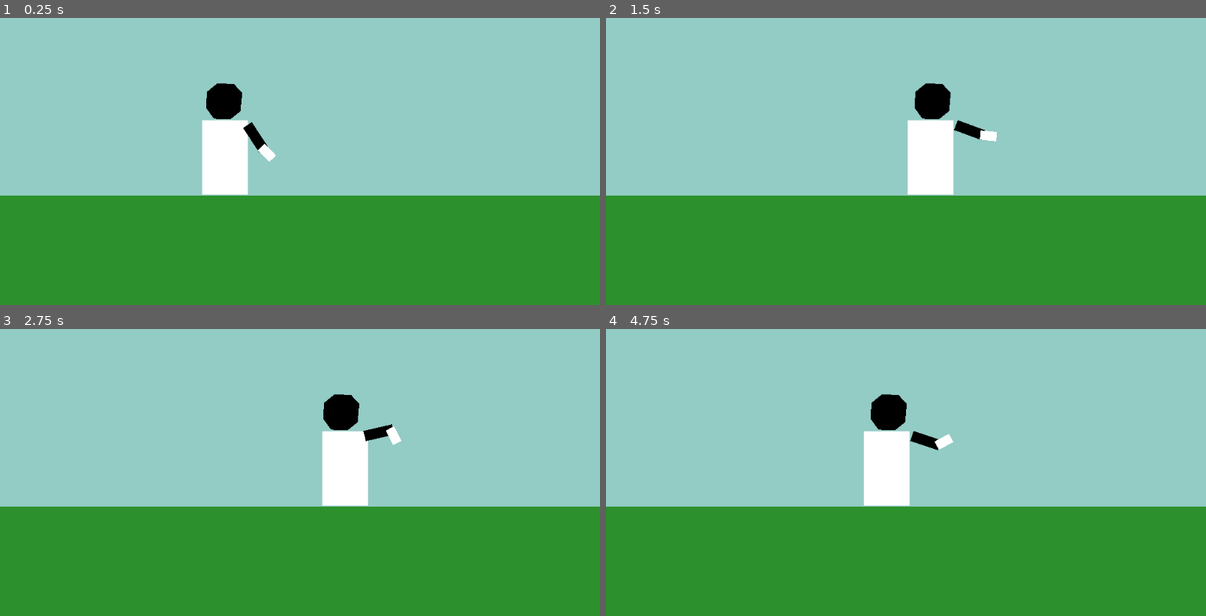
Above: before the commit, frames 1-4 (two rows, left to right).
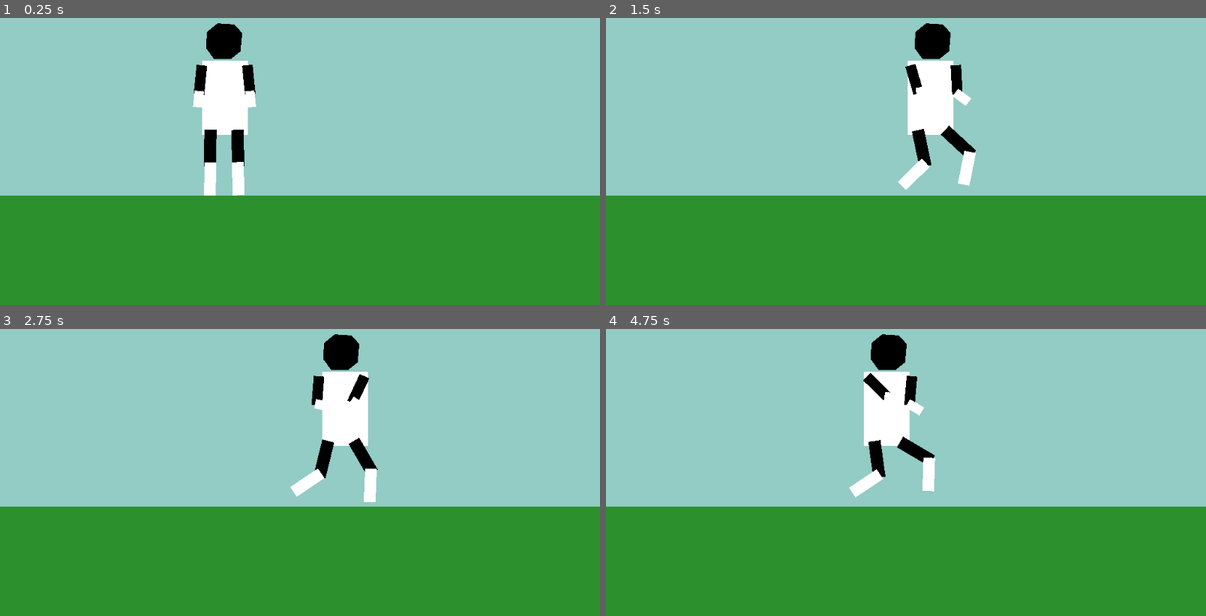
Above: after the commit, the same moments.

Repository: cccccroge/ragdoll_test
Game: Godot game, scene res://main_scene/Main.tscn
Two runs of this game, one before a commit and one after it. Both use one fixed random seed, a clock stepped at 60 frames per second and the inputs below.
Inputs:
- Up to frame 1 (0.25 s): no input
- Up to frame 2 (1.5 s): hold D (character_move_right) 0.53-1.28 s; hold A (character_move_left) from 1.28 s (still down)
- Up to frame 3 (2.75 s): release A (character_move_left) at 2.03 s; hold D (character_move_right) from 2.03 s (still down)
- Up to frame 4 (4.75 s): release D (character_move_right) at 3.53 s; hold A (character_move_left) from 3.53 s (still down)

The runs differ from the first frame. In frame 1, 4.2% of the frame differs, in the area x 32-46%, y 1-62%; in frame 2, 4.7%; in frame 3, 4.8%, in the area x 48-67%, y 1-62%; in frame 4, 4.7%.

Commit message:
Seems working, but turn to rest too quickly

Diff:
--- a/main_scene/Main.tscn
+++ b/main_scene/Main.tscn
@@ -29,4 +29,3 @@
 
 [node name="Character_3" parent="." instance=ExtResource( 1 )]
 position = Vector2( 382.809, 412.172 )
-velocity = 5
--- a/main_scene/character/Character_3.gd
+++ b/main_scene/character/Character_3.gd
@@ -2,47 +2,94 @@
 
 
 export var velocity = 5
-export var anim_ratio = 0.05
+
+export var anim_ratio = 0.1
 var physics_ratio = 1 - anim_ratio
 
 onready var bone_base = $Skeleton2D/Base
-onready var bone_arm_upper = $Skeleton2D/Base/Seg1
-onready var bone_arm_lower = $Skeleton2D/Base/Seg1/Seg2
 onready var bone_head = $Skeleton2D/Base/Head
+onready var bone_seg1 = $Skeleton2D/Base/Seg1
+onready var bone_seg2 = $Skeleton2D/Base/Seg1/Seg2
+onready var bone_seg3 = $Skeleton2D/Base/Seg3
+onready var bone_seg4 = $Skeleton2D/Base/Seg3/Seg4
+onready var bone_seg5 = $Skeleton2D/Base/Seg5
+onready var bone_seg6 = $Skeleton2D/Base/Seg5/Seg6
+onready var bone_seg7 = $Skeleton2D/Base/Seg7
+onready var bone_seg8 = $Skeleton2D/Base/Seg7/Seg8
 
 onready var rigid_base = $Base
-onready var rigid_arm_upper = $Base/Seg1
-onready var rigid_arm_lower = $Base/Seg1/Seg2
 onready var rigid_head = $Base/Head
+onready var rigid_seg1 = $Base/Seg1
+onready var rigid_seg2 = $Base/Seg1/Seg2
+onready var rigid_seg3 = $Base/Seg3
+onready var rigid_seg4 = $Base/Seg3/Seg4
+onready var rigid_seg5 = $Base/Seg5
+onready var rigid_seg6 = $Base/Seg5/Seg6
+onready var rigid_seg7 = $Base/Seg7
+onready var rigid_seg8 = $Base/Seg7/Seg8
+
+var bone_list := []
+var rigid_list := []
+var rot_offset_list := []	# offset to transform from bone-coord to rigid-coord
+							# TODO: it's tedious, need refactoring
+
+onready var anim_player = $AnimationPlayer
+
+
+func _ready():
+	# initialize three lists
+	bone_list.append(bone_base)
+	bone_list.append(bone_head)
+	bone_list.append(bone_seg1)
+	bone_list.append(bone_seg2)
+	bone_list.append(bone_seg3)
+	bone_list.append(bone_seg4)
+	bone_list.append(bone_seg5)
+	bone_list.append(bone_seg6)
+	bone_list.append(bone_seg7)
+	bone_list.append(bone_seg8)
+
+	rigid_list.append(rigid_base)
+	rigid_list.append(rigid_head)
+	rigid_list.append(rigid_seg1)
+	rigid_list.append(rigid_seg2)
+	rigid_list.append(rigid_seg3)
+	rigid_list.append(rigid_seg4)
+	rigid_list.append(rigid_seg5)
+	rigid_list.append(rigid_seg6)
+	rigid_list.append(rigid_seg7)
+	rigid_list.append(rigid_seg8)
+
+	assert(bone_list.size() == rigid_list.size())
+
+	for i in range(bone_list.size()):
+		rot_offset_list.append(rigid_list[i].get_rotation()\
+			 - bone_list[i].get_rotation())
 
 
 func _physics_process(delta):
-	# blend with animation
-	var physics
-	var animation
-
-	physics = rigid_base.get_rotation()
-	animation = bone_base.get_rotation() + deg2rad(0 - (-90))
-	rigid_base.set_rotation(physics * physics_ratio + animation * anim_ratio)
-
-	physics = rigid_head.get_rotation()
-	animation = bone_head.get_rotation() + deg2rad(0 - 0)
-	rigid_head.set_rotation(physics * physics_ratio + animation * anim_ratio)
-
-	physics = rigid_arm_upper.get_rotation()
-	animation = bone_arm_upper.get_rotation() + deg2rad(-25.2 - 154.9)
-	rigid_arm_upper.set_rotation(physics * physics_ratio + animation * anim_ratio)
-
-	physics = rigid_arm_lower.get_rotation()
-	animation = bone_arm_lower.get_rotation() + deg2rad(0 - 0)
-	rigid_arm_lower.set_rotation(physics * physics_ratio + animation * anim_ratio)
+	# blend rigid's rotation with animation
+	for i in range(bone_list.size()):
+		var physics = rigid_list[i].get_rotation()
+		var animation = bone_list[i].get_rotation() + rot_offset_list[i]
+		rigid_list[i].set_rotation(physics * physics_ratio + animation * anim_ratio)
 
 
 func _integrate_forces(state):
 	var xform = state.get_transform()
+
+	anim_ratio = 0.1
+
 	if Input.is_action_pressed("character_move_right"):
 		xform.origin.x += velocity
+		anim_player.play("Run")
 	elif Input.is_action_pressed("character_move_left"):
 		xform.origin.x -= velocity
+		anim_player.play("Run")
+	else:
+		#anim_player.play("Run")
+		#anim_player.play("Idle")
+		anim_player.stop()
+		anim_ratio = 0
 
 	state.set_transform(xform)
--- a/main_scene/character/Character_3.tscn
+++ b/main_scene/character/Character_3.tscn
@@ -1,29 +1,136 @@
-[gd_scene load_steps=9 format=2]
+[gd_scene load_steps=12 format=2]
 
 [ext_resource path="res://main_scene/character/Character_3.gd" type="Script" id=1]
 
 [sub_resource type="CapsuleShape2D" id=1]
 radius = 43.9699
-height = 106.515
+height = 208.142
 
 [sub_resource type="RectangleShape2D" id=2]
 extents = Vector2( 38.9891, 64.5553 )
 
-[sub_resource type="NoiseTexture" id=7]
-
-[sub_resource type="CircleShape2D" id=3]
+[sub_resource type="NoiseTexture" id=3]
+
+[sub_resource type="CircleShape2D" id=4]
 radius = 32.5832
 
-[sub_resource type="CapsuleShape2D" id=4]
-radius = 8.74414
-height = 32.5531
-
 [sub_resource type="CapsuleShape2D" id=5]
-radius = 7.71152
-height = 15.8258
-
-[sub_resource type="Animation" id=6]
-resource_name = "Test"
+radius = 10.9069
+height = 41.3148
+
+[sub_resource type="CapsuleShape2D" id=6]
+radius = 8.32008
+height = 12.0662
+
+[sub_resource type="CapsuleShape2D" id=7]
+radius = 8.28701
+height = 11.6683
+
+[sub_resource type="CapsuleShape2D" id=8]
+radius = 10.2248
+height = 36.9816
+
+[sub_resource type="Animation" id=10]
+resource_name = "Idle"
+tracks/0/type = "value"
+tracks/0/path = NodePath("Skeleton2D/Base/Seg1/Seg2:rotation_degrees")
+tracks/0/interp = 1
+tracks/0/loop_wrap = true
+tracks/0/imported = false
+tracks/0/enabled = true
+tracks/0/keys = {
+"times": PoolRealArray( 0 ),
+"transitions": PoolRealArray( 1 ),
+"update": 0,
+"values": [ -0.19675 ]
+}
+tracks/1/type = "value"
+tracks/1/path = NodePath("Skeleton2D/Base/Seg1:rotation_degrees")
+tracks/1/interp = 1
+tracks/1/loop_wrap = true
+tracks/1/imported = false
+tracks/1/enabled = true
+tracks/1/keys = {
+"times": PoolRealArray( 0 ),
+"transitions": PoolRealArray( 1 ),
+"update": 0,
+"values": [ 154.685 ]
+}
+tracks/2/type = "value"
+tracks/2/path = NodePath("Skeleton2D/Base/Seg5/Seg6:rotation_degrees")
+tracks/2/interp = 1
+tracks/2/loop_wrap = true
+tracks/2/imported = false
+tracks/2/enabled = true
+tracks/2/keys = {
+"times": PoolRealArray( 0 ),
+"transitions": PoolRealArray( 1 ),
+"update": 0,
+"values": [ -0.560439 ]
+}
+tracks/3/type = "value"
+tracks/3/path = NodePath("Skeleton2D/Base/Seg5:rotation_degrees")
+tracks/3/interp = 1
+tracks/3/loop_wrap = true
+tracks/3/imported = false
+tracks/3/enabled = true
+tracks/3/keys = {
+"times": PoolRealArray( 0 ),
+"transitions": PoolRealArray( 1 ),
+"update": 0,
+"values": [ 175.069 ]
+}
+tracks/4/type = "value"
+tracks/4/path = NodePath("Skeleton2D/Base/Seg7/Seg8:rotation_degrees")
+tracks/4/interp = 1
+tracks/4/loop_wrap = true
+tracks/4/imported = false
+tracks/4/enabled = true
+tracks/4/keys = {
+"times": PoolRealArray( 0 ),
+"transitions": PoolRealArray( 1 ),
+"update": 0,
+"values": [ -0.221749 ]
+}
+tracks/5/type = "value"
+tracks/5/path = NodePath("Skeleton2D/Base/Seg7:rotation_degrees")
+tracks/5/interp = 1
+tracks/5/loop_wrap = true
+tracks/5/imported = false
+tracks/5/enabled = true
+tracks/5/keys = {
+"times": PoolRealArray( 0 ),
+"transitions": PoolRealArray( 1 ),
+"update": 0,
+"values": [ 181.972 ]
+}
+tracks/6/type = "value"
+tracks/6/path = NodePath("Skeleton2D/Base/Seg3/Seg4:rotation_degrees")
+tracks/6/interp = 1
+tracks/6/loop_wrap = true
+tracks/6/imported = false
+tracks/6/enabled = true
+tracks/6/keys = {
+"times": PoolRealArray( 0 ),
+"transitions": PoolRealArray( 1 ),
+"update": 0,
+"values": [ -0.709472 ]
+}
+tracks/7/type = "value"
+tracks/7/path = NodePath("Skeleton2D/Base/Seg3:rotation_degrees")
+tracks/7/interp = 1
+tracks/7/loop_wrap = true
+tracks/7/imported = false
+tracks/7/enabled = true
+tracks/7/keys = {
+"times": PoolRealArray( 0 ),
+"transitions": PoolRealArray( 1 ),
+"update": 0,
+"values": [ 204.455 ]
+}
+
+[sub_resource type="Animation" id=9]
+resource_name = "Run"
 loop = true
 tracks/0/type = "value"
 tracks/0/path = NodePath("Skeleton2D/Base/Seg1/Seg2:rotation_degrees")
@@ -35,7 +142,7 @@
 "times": PoolRealArray( 0, 0.5, 1 ),
 "transitions": PoolRealArray( 1, 1, 1 ),
 "update": 0,
-"values": [ 0.0, -65.5515, 0.0 ]
+"values": [ -92.8638, -65.5515, -92.8638 ]
 }
 tracks/1/type = "value"
 tracks/1/path = NodePath("Skeleton2D/Base/Seg1:rotation_degrees")
@@ -47,7 +154,79 @@
 "times": PoolRealArray( 0, 0.5, 1 ),
 "transitions": PoolRealArray( 1, 1, 1 ),
 "update": 0,
-"values": [ 154.892, 98.9648, 154.892 ]
+"values": [ 247.353, 98.9648, 247.353 ]
+}
+tracks/2/type = "value"
+tracks/2/path = NodePath("Skeleton2D/Base/Seg3/Seg4:rotation_degrees")
+tracks/2/interp = 1
+tracks/2/loop_wrap = true
+tracks/2/imported = false
+tracks/2/enabled = true
+tracks/2/keys = {
+"times": PoolRealArray( 0, 0.5, 1 ),
+"transitions": PoolRealArray( 1, 1, 1 ),
+"update": 0,
+"values": [ -80.3473, -86.248, -80.3473 ]
+}
+tracks/3/type = "value"
+tracks/3/path = NodePath("Skeleton2D/Base/Seg3:rotation_degrees")
+tracks/3/interp = 1
+tracks/3/loop_wrap = true
+tracks/3/imported = false
+tracks/3/enabled = true
+tracks/3/keys = {
+"times": PoolRealArray( 0, 0.5, 1 ),
+"transitions": PoolRealArray( 1, 1, 1 ),
+"update": 0,
+"values": [ 126.028, 251.586, 126.028 ]
+}
+tracks/4/type = "value"
+tracks/4/path = NodePath("Skeleton2D/Base/Seg7/Seg8:rotation_degrees")
+tracks/4/interp = 1
+tracks/4/loop_wrap = true
+tracks/4/imported = false
+tracks/4/enabled = true
+tracks/4/keys = {
+"times": PoolRealArray( 0, 0.5, 1 ),
+"transitions": PoolRealArray( 1, 1, 1 ),
+"update": 0,
+"values": [ 44.2997, 52.801, 44.2997 ]
+}
+tracks/5/type = "value"
+tracks/5/path = NodePath("Skeleton2D/Base/Seg7:rotation_degrees")
+tracks/5/interp = 1
+tracks/5/loop_wrap = true
+tracks/5/imported = false
+tracks/5/enabled = true
+tracks/5/keys = {
+"times": PoolRealArray( 0, 0.5, 1 ),
+"transitions": PoolRealArray( 1, 1, 1 ),
+"update": 0,
+"values": [ 217.371, 110.604, 217.371 ]
+}
+tracks/6/type = "value"
+tracks/6/path = NodePath("Skeleton2D/Base/Seg5/Seg6:rotation_degrees")
+tracks/6/interp = 1
+tracks/6/loop_wrap = true
+tracks/6/imported = false
+tracks/6/enabled = true
+tracks/6/keys = {
+"times": PoolRealArray( 0, 0.5, 1 ),
+"transitions": PoolRealArray( 1, 1, 1 ),
+"update": 0,
+"values": [ 62.849, 17.7717, 62.849 ]
+}
+tracks/7/type = "value"
+tracks/7/path = NodePath("Skeleton2D/Base/Seg5:rotation_degrees")
+tracks/7/interp = 1
+tracks/7/loop_wrap = true
+tracks/7/imported = false
+tracks/7/enabled = true
+tracks/7/keys = {
+"times": PoolRealArray( 0, 0.5, 1 ),
+"transitions": PoolRealArray( 1, 1, 1 ),
+"update": 0,
+"values": [ 94.9931, 230.116, 94.9931 ]
 }
 
 [node name="Character_3" type="RigidBody2D"]
@@ -56,10 +235,11 @@
 script = ExtResource( 1 )
 
 [node name="CollisionShape2D" type="CollisionShape2D" parent="."]
-position = Vector2( 0, -97.6336 )
+position = Vector2( 0, -148.64 )
 shape = SubResource( 1 )
 
 [node name="Skeleton2D" type="Skeleton2D" parent="."]
+position = Vector2( 0, -102.385 )
 
 [node name="Base" type="Bone2D" parent="Skeleton2D"]
 rotation = -1.57079
@@ -73,8 +253,9 @@
 
 [node name="Seg1" type="Bone2D" parent="Skeleton2D/Base"]
 position = Vector2( 121.28, 39.365 )
-rotation = 2.70338
-rest = Transform2D( -0.907165, 0.420776, -0.420776, -0.907165, 121.28, 39.365 )
+rotation = 4.31712
+scale = Vector2( 1, 1 )
+rest = Transform2D( -0.903969, 0.427599, -0.427599, -0.903969, 121.28, 39.365 )
 default_length = 50.0
 __meta__ = {
 "_edit_bone_": true,
@@ -83,16 +264,75 @@
 
 [node name="Seg2" type="Bone2D" parent="Skeleton2D/Base/Seg1"]
 position = Vector2( 47.3813, 0.000602722 )
+rotation = -1.62078
+rest = Transform2D( 0.999994, -0.00343394, 0.00343394, 0.999994, 47.3813, 0.000602722 )
+default_length = 25.0
+__meta__ = {
+"_edit_bone_": true
+}
+
+[node name="Seg3" type="Bone2D" parent="Skeleton2D/Base"]
+position = Vector2( 121.279, -38.411 )
+rotation = 2.1996
 scale = Vector2( 1, 1 )
-rest = Transform2D( 1, 0, 0, 1, 50.2388, -0.00714874 )
+rest = Transform2D( -0.910284, -0.413985, 0.413985, -0.910284, 121.279, -38.411 )
+default_length = 50.0
+__meta__ = {
+"_edit_bone_": true,
+"_edit_ik_": true
+}
+
+[node name="Seg4" type="Bone2D" parent="Skeleton2D/Base/Seg3"]
+position = Vector2( 47.3813, 0.000602722 )
+rotation = -1.40232
+rest = Transform2D( 0.999923, -0.0123823, 0.0123823, 0.999923, 47.3813, 0.000602722 )
 default_length = 25.0
 __meta__ = {
 "_edit_bone_": true
 }
 
-[node name="Meshes" type="Node2D" parent="."]
+[node name="Seg5" type="Bone2D" parent="Skeleton2D/Base"]
+position = Vector2( 6.88525, 22.1835 )
+rotation = 1.65794
+scale = Vector2( 1, 1 )
+rest = Transform2D( -0.996299, 0.0859638, -0.0859638, -0.996299, 6.88525, 22.1835 )
+default_length = 50.0
+__meta__ = {
+"_edit_bone_": true,
+"_edit_ik_": true
+}
+
+[node name="Seg6" type="Bone2D" parent="Skeleton2D/Base/Seg5"]
+position = Vector2( 54.2549, -0.186401 )
+rotation = 1.09692
+rest = Transform2D( 0.999952, -0.00978135, 0.00978135, 0.999952, 54.2549, -0.186401 )
+default_length = 54.0
+__meta__ = {
+"_edit_bone_": true
+}
+
+[node name="Seg7" type="Bone2D" parent="Skeleton2D/Base"]
+position = Vector2( 6.88496, -23.7956 )
+rotation = 3.79384
+scale = Vector2( 1, 1 )
+rest = Transform2D( -0.999408, -0.0344186, 0.0344186, -0.999408, 6.88496, -23.7956 )
+default_length = 50.0
+__meta__ = {
+"_edit_bone_": true,
+"_edit_ik_": true
+}
+
+[node name="Seg8" type="Bone2D" parent="Skeleton2D/Base/Seg7"]
+position = Vector2( 54.3325, -0.191212 )
+rotation = 0.773176
+rest = Transform2D( 0.999992, -0.00387024, 0.00387024, 0.999992, 54.3325, -0.191212 )
+default_length = 54.0
+__meta__ = {
+"_edit_bone_": true
+}
 
 [node name="Base" type="RigidBody2D" parent="."]
+position = Vector2( 0, -102.385 )
 collision_mask = 2
 mode = 3
 can_sleep = false
@@ -121,6 +361,21 @@
 node_a = NodePath("..")
 node_b = NodePath("../Seg1")
 
+[node name="PinJoint2D3" type="PinJoint2D" parent="Base"]
+position = Vector2( -37.9027, -121.227 )
+node_a = NodePath("..")
+node_b = NodePath("../Seg3")
+
+[node name="PinJoint2D4" type="PinJoint2D" parent="Base"]
+position = Vector2( 22.1907, -6.94669 )
+node_a = NodePath("..")
+node_b = NodePath("../Seg5")
+
+[node name="PinJoint2D5" type="PinJoint2D" parent="Base"]
+position = Vector2( -23.7653, -6.80847 )
+node_a = NodePath("..")
+node_b = NodePath("../Seg7")
+
 [node name="Head" type="RigidBody2D" parent="Base"]
 position = Vector2( 0, -130.116 )
 collision_mask = 2
@@ -131,19 +386,19 @@
 position = Vector2( -110.682, 78.6595 )
 rotation = -1.44158
 scale = Vector2( 1.09229, 1.09229 )
-texture = SubResource( 7 )
+texture = SubResource( 3 )
 polygon = PoolVector2Array( 101.293, 114.655, 87.069, 100.862, 84.0517, 75, 99.569, 60.3448, 124.569, 58.6207, 140.086, 73.2759, 141.81, 99.1379, 130.172, 113.362 )
 uv = PoolVector2Array( 103.448, 110.776, 85.7759, 101.293, 84.0517, 75, 105.172, 58.6207, 129.741, 59.0517, 141.379, 73.2759, 143.103, 98.2759, 134.914, 110.776 )
 
 [node name="CollisionShape2D" type="CollisionShape2D" parent="Base/Head"]
 position = Vector2( 0, -31.9713 )
-shape = SubResource( 3 )
+shape = SubResource( 4 )
 
 [node name="Seg1" type="RigidBody2D" parent="Base"]
 position = Vector2( 39.3719, -121.199 )
 rotation = -0.439294
 collision_mask = 2
-mass = 0.2
+mass = 10.0
 can_sleep = false
 
 [node name="ColorRect" type="ColorRect" parent="Base/Seg1"]
@@ -159,7 +414,7 @@
 
 [node name="CollisionShape2D" type="CollisionShape2D" parent="Base/Seg1"]
 position = Vector2( -0.0101776, 25.0424 )
-shape = SubResource( 4 )
+shape = SubResource( 5 )
 
 [node name="PinJoint2D" type="PinJoint2D" parent="Base/Seg1"]
 position = Vector2( -0.0288315, 47.2591 )
@@ -169,7 +424,7 @@
 [node name="Seg2" type="RigidBody2D" parent="Base/Seg1"]
 position = Vector2( -0.229141, 50.1618 )
 collision_mask = 2
-mass = 0.1
+mass = 5.0
 can_sleep = false
 
 [node name="ColorRect" type="ColorRect" parent="Base/Seg1/Seg2"]
@@ -183,10 +438,150 @@
 }
 
 [node name="CollisionShape2D" type="CollisionShape2D" parent="Base/Seg1/Seg2"]
-position = Vector2( 0.0640564, 9.48951 )
+position = Vector2( 0.0269318, 7.96482 )
+shape = SubResource( 6 )
+
+[node name="Seg3" type="RigidBody2D" parent="Base"]
+position = Vector2( -38.4041, -121.199 )
+rotation = 0.428662
+collision_mask = 2
+mass = 0.2
+can_sleep = false
+
+[node name="ColorRect" type="ColorRect" parent="Base/Seg3"]
+margin_left = 9.02853
+margin_top = -0.0666275
+margin_right = 59.0285
+margin_bottom = 17.9334
+rect_rotation = 89.9999
+color = Color( 0, 0, 0, 1 )
+__meta__ = {
+"_edit_use_anchors_": false
+}
+
+[node name="CollisionShape2D" type="CollisionShape2D" parent="Base/Seg3"]
+position = Vector2( -0.0101776, 25.0424 )
 shape = SubResource( 5 )
 
+[node name="PinJoint2D" type="PinJoint2D" parent="Base/Seg3"]
+position = Vector2( -0.0288315, 47.2591 )
+node_a = NodePath("..")
+node_b = NodePath("../Seg4")
+
+[node name="Seg4" type="RigidBody2D" parent="Base/Seg3"]
+position = Vector2( -0.229141, 50.1618 )
+collision_mask = 2
+mass = 0.1
+can_sleep = false
+
+[node name="ColorRect" type="ColorRect" parent="Base/Seg3/Seg4"]
+margin_left = 8.20906
+margin_top = -5.84826
+margin_right = 36.2091
+margin_bottom = 10.1517
+rect_rotation = 89.9999
+__meta__ = {
+"_edit_use_anchors_": false
+}
+
+[node name="CollisionShape2D" type="CollisionShape2D" parent="Base/Seg3/Seg4"]
+position = Vector2( 0.121071, 7.8605 )
+shape = SubResource( 7 )
+
+[node name="Seg5" type="RigidBody2D" parent="Base"]
+position = Vector2( 21.8672, -10.6282 )
+rotation = -0.0850256
+collision_mask = 2
+mass = 0.2
+can_sleep = false
+
+[node name="ColorRect" type="ColorRect" parent="Base/Seg5"]
+margin_left = 11.0
+margin_right = 74.0
+margin_bottom = 21.0
+rect_rotation = 89.9999
+color = Color( 0, 0, 0, 1 )
+__meta__ = {
+"_edit_use_anchors_": false
+}
+
+[node name="CollisionShape2D" type="CollisionShape2D" parent="Base/Seg5"]
+position = Vector2( 0.516699, 31.6041 )
+shape = SubResource( 5 )
+
+[node name="PinJoint2D" type="PinJoint2D" parent="Base/Seg5"]
+position = Vector2( 0.0903797, 57.9865 )
+node_a = NodePath("..")
+node_b = NodePath("../Seg6")
+
+[node name="Seg6" type="RigidBody2D" parent="Base/Seg5"]
+position = Vector2( 0.1201, 58.1148 )
+collision_mask = 2
+mass = 0.1
+can_sleep = false
+
+[node name="ColorRect" type="ColorRect" parent="Base/Seg5/Seg6"]
+margin_left = 10.4782
+margin_top = -3.25397
+margin_right = 67.4782
+margin_bottom = 16.746
+rect_rotation = 89.9999
+__meta__ = {
+"_edit_use_anchors_": false
+}
+
+[node name="CollisionShape2D" type="CollisionShape2D" parent="Base/Seg5/Seg6"]
+position = Vector2( 0.483715, 24.8001 )
+shape = SubResource( 8 )
+
+[node name="Seg7" type="RigidBody2D" parent="Base"]
+position = Vector2( -24.1119, -10.6282 )
+rotation = 0.0346581
+collision_mask = 2
+mass = 0.2
+can_sleep = false
+
+[node name="ColorRect" type="ColorRect" parent="Base/Seg7"]
+margin_left = 11.0
+margin_right = 74.0
+margin_bottom = 21.0
+rect_rotation = 89.9999
+color = Color( 0, 0, 0, 1 )
+__meta__ = {
+"_edit_use_anchors_": false
+}
+
+[node name="CollisionShape2D" type="CollisionShape2D" parent="Base/Seg7"]
+position = Vector2( 0.516699, 31.6041 )
+shape = SubResource( 5 )
+
+[node name="PinJoint2D" type="PinJoint2D" parent="Base/Seg7"]
+position = Vector2( 0.49259, 58.0023 )
+node_a = NodePath("..")
+node_b = NodePath("../Seg8")
+
+[node name="Seg8" type="RigidBody2D" parent="Base/Seg7"]
+position = Vector2( 0.568945, 58.0037 )
+collision_mask = 2
+mass = 0.1
+can_sleep = false
+
+[node name="ColorRect" type="ColorRect" parent="Base/Seg7/Seg8"]
+margin_left = 10.0183
+margin_top = -2.17345
+margin_right = 67.0183
+margin_bottom = 17.8266
+rect_rotation = 89.9999
+__meta__ = {
+"_edit_use_anchors_": false
+}
+
+[node name="CollisionShape2D" type="CollisionShape2D" parent="Base/Seg7/Seg8"]
+position = Vector2( -0.0470009, 25.4485 )
+shape = SubResource( 8 )
+
 [node name="AnimationPlayer" type="AnimationPlayer" parent="."]
-autoplay = "Test"
+autoplay = "Idle"
 playback_process_mode = 0
-anims/Test = SubResource( 6 )
+anims/Idle = SubResource( 10 )
+anims/Run = SubResource( 9 )
